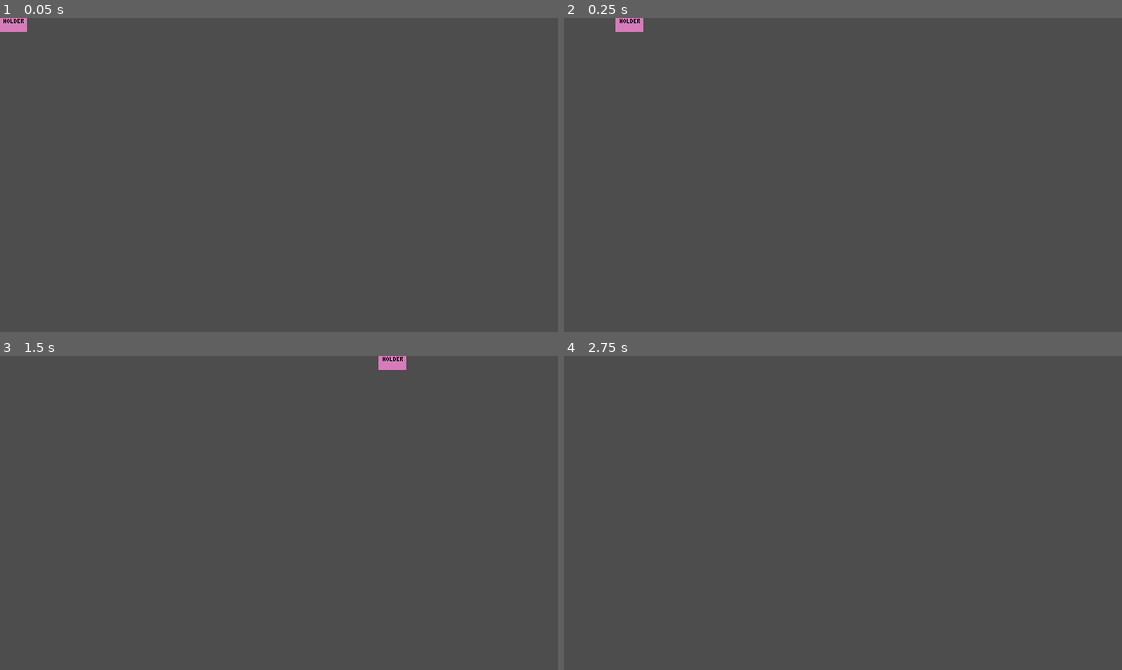
Above: before the commit, frames 1-4 (two rows, left to right).
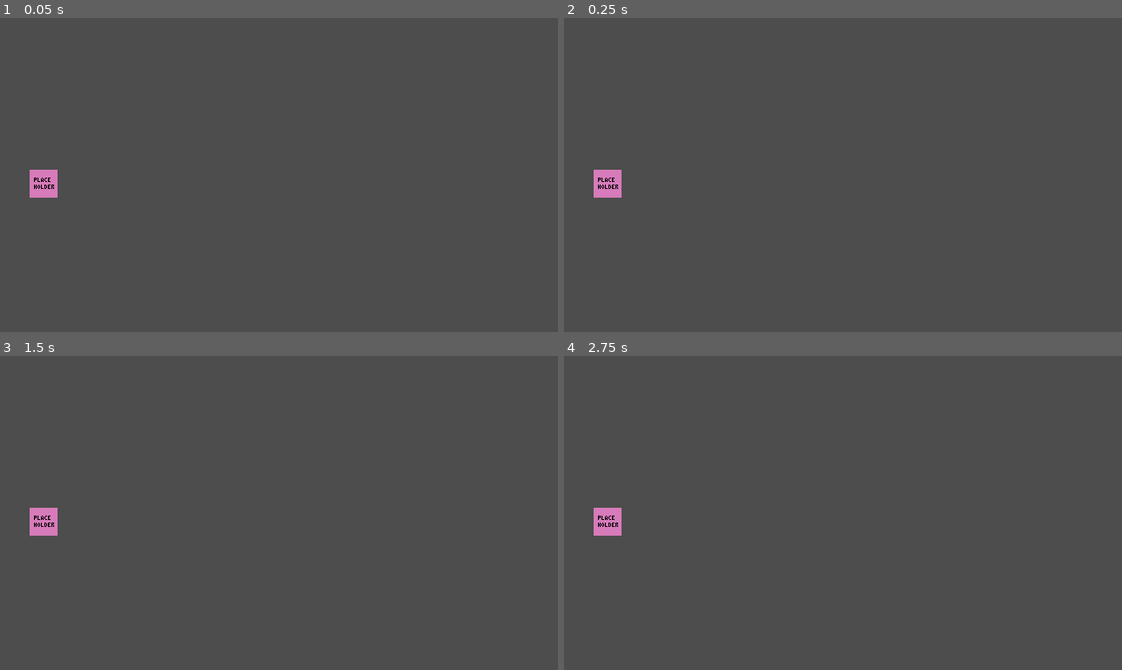
Above: after the commit, the same moments.

Repository: lehmius/typing-tides
Game: Godot game, scene res://scenes/game.tscn
Same seed, same stepped clock (60 frames per second), same inputs: the game is played once before the commit and once after it. The engine's default icon, where the game draws it, is replaced by a stand-in: a white triangle on a blue panel in a dark square.
Inputs:
- Up to frame 1 (0.05 s): no input
- Up to frame 2 (0.25 s): no input
- Up to frame 3 (1.5 s): tap Enter at 0.5 s
- Up to frame 4 (2.75 s): no input

The runs differ from the first frame. In frame 1, 0.7% of the frame differs, in the area x 0-11%, y 0-58%; in frame 2, 0.7%, in the area x 5-15%, y 0-58%; in frame 3, 0.7%; in frame 4, 0.4%.

Commit message:
Commented out movement mechanics from Player for testing and added word generator for testing in GameStateHandler

Diff:
--- a/scenes/game_state_handler.gd
+++ b/scenes/game_state_handler.gd
@@ -2,9 +2,12 @@
 ## It keeps track of the gamestate, instances enemies and handles failure states.
 extends Node
 
+# Variables to change manually
+var levelID:int=0						# ID for the currently loaded level
+
 # The following are reference variables.
 var enemyReferences:Array[Enemy] = []	# Holds references to each currently instanced enemy
-var player:Node					# Holds the reference to the player
+var player:Node							# Holds the reference to the player
 
 var playerScene: PackedScene = preload("res://scenes/player.tscn")
 
@@ -16,4 +19,14 @@
 ## @returns: void
 func instancePlayer() -> void:
 	player=playerScene.instantiate()
+	player.position = Vector2(50,190)
 	add_child(player)
+
+## Helper function to get the next enemy for the current Level (based on levelID)
+## Until a database is available, this function is a placeholder to generate basic words for testing.
+##
+## @returns: A random word from a hardcoded list as a String.
+func getNextWord() -> String:
+	var wordlist="Katze,Hund,Haus,Apfel,Buch,Tisch,Wasser,Stadt,Fenster,Blume,Regen,Erde,Lächeln,Fahrrad,Mond".split(",")
+	var word=wordlist[randi_range(0,wordlist.size()-1)]
+	return word
--- a/scripts/player.gd
+++ b/scripts/player.gd
@@ -23,5 +23,6 @@
 	pass
 
 func _physics_process(delta: float) -> void:
-	velocity.x = speed
-	move_and_slide()
+	pass
+	#velocity.x = speed
+	#move_and_slide()
